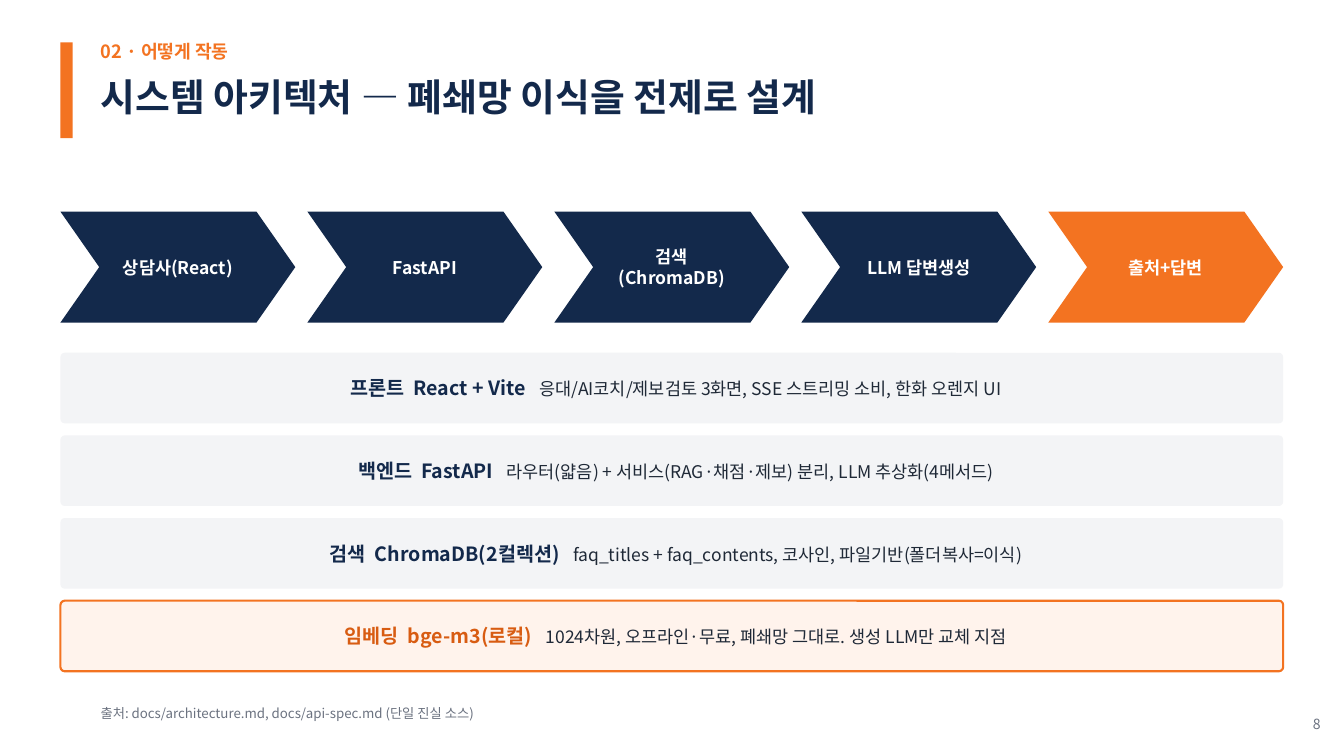
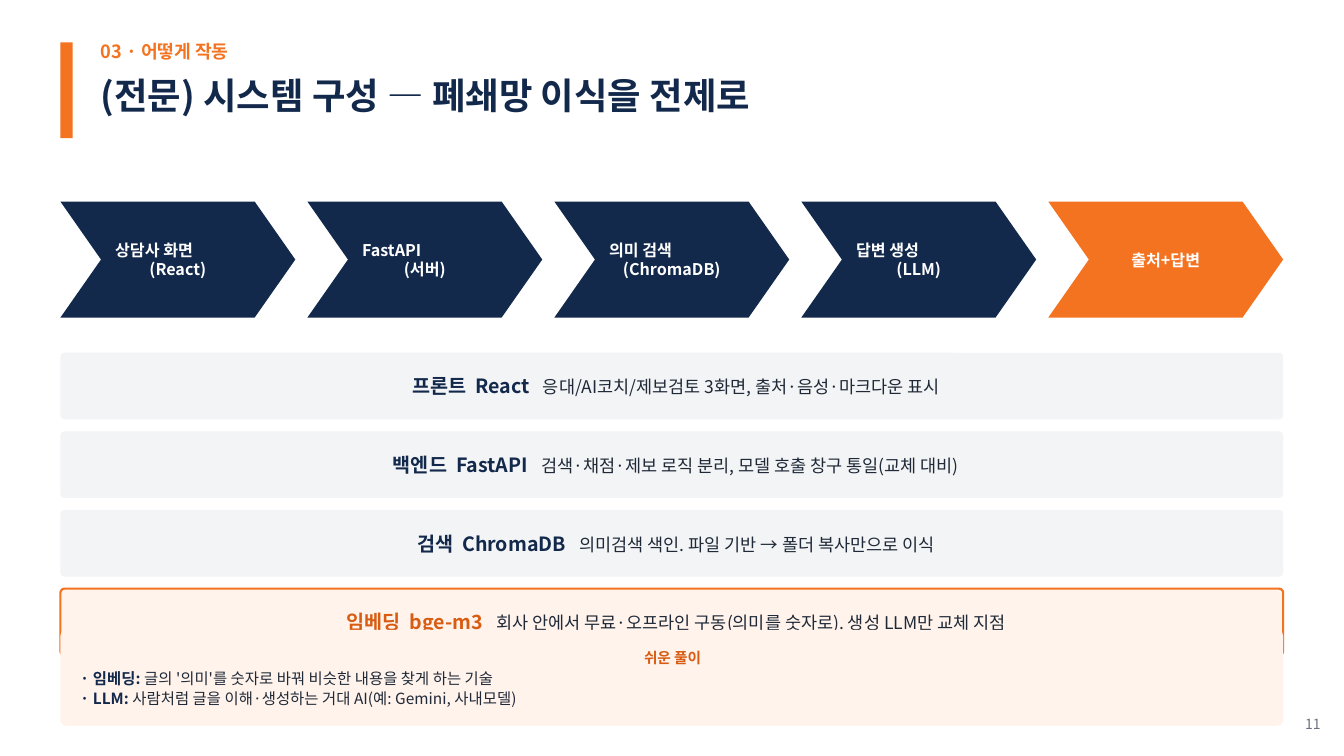
Before and after one commit to woochichichi/2026_HICT_ChatBot, a slide deck: slide 11 of docs/presentation/한화투자증권_AI상담_PoC_30min.pptx (slide 8 before the commit). Drawn at 1344x756 pixels with LibreOffice and Linux fonts; fonts in the diff are those of the drawing. Boxes give left, top, right and bottom in pixels: in the first picture for what was removed or moved away, otherwise in the second. Text is boxed around its words. In the diff, an @@ line names an element or a change of style, - is before the commit and + after.

```diff
--- a/docs/presentation/한화투자증권_AI상담_PoC_30min.pptx
+++ b/docs/presentation/한화투자증권_AI상담_PoC_30min.pptx
@@ text at (x1=101, y1=42, x2=228, y2=60): text changed @@
-02 · 어떻게 작동
+03 · 어떻게 작동
@@ text at (x1=101, y1=78, x2=750, y2=116): text changed; size 27 to 26 pt @@
-시스템 아키텍처 — 폐쇄망 이식을 전제로 설계
+(전문) 시스템 구성 — 폐쇄망 이식을 전제로
@@ chevron "상담사 화면 (React)" resized from (x1=60, y1=212, x2=295, y2=323) to (x1=60, y1=202, x2=295, y2=318) @@
@@ chevron "FastAPI (서버)" resized from (x1=308, y1=212, x2=542, y2=323) to (x1=308, y1=202, x2=542, y2=318) @@
@@ chevron "의미 검색 (ChromaDB)" resized from (x1=555, y1=212, x2=789, y2=323) to (x1=555, y1=202, x2=789, y2=318) @@
@@ chevron "답변 생성 (LLM)" resized from (x1=802, y1=212, x2=1036, y2=323) to (x1=802, y1=202, x2=1036, y2=318) @@
@@ chevron "출처+답변" resized from (x1=1049, y1=212, x2=1284, y2=323) to (x1=1049, y1=202, x2=1284, y2=318) @@
@@ chevron "출처+답변" at (x1=1049, y1=202, x2=1284, y2=318): size 12.5 to 11.5 pt @@
@@ text in chevron at (x1=115, y1=242, x2=206, y2=278): text changed; size 12.5 to 11.5 pt @@
-상담사(React)
+상담사 화면
+(React)
@@ text in chevron at (x1=362, y1=244, x2=446, y2=278): text changed; size 12.5 to 11.5 pt @@
-FastAPI
+FastAPI
+(서버)
@@ text in chevron at (x1=609, y1=242, x2=721, y2=278): text changed; size 12.5 to 11.5 pt @@
-검색(ChromaDB)
+의미 검색
+(ChromaDB)
@@ text in chevron at (x1=856, y1=242, x2=941, y2=278): text changed; size 12.5 to 11.5 pt @@
-LLM 답변생성
+답변 생성
+(LLM)
@@ rounded rectangle "프론트 React 응대/AI코치/제보검토 3화면, 출처·음성·마크다운 ..." resized from (x1=60, y1=353, x2=1284, y2=423) to (x1=60, y1=353, x2=1284, y2=419) @@
@@ text in rounded rectangle at (x1=412, y1=377, x2=940, y2=396): text changed @@
-프론트 React + Vite 응대/AI코치/제보검토 3화면, SSE 스트리밍 소비, 한화 오렌지 UI
+프론트 React 응대/AI코치/제보검토 3화면, 출처·음성·마크다운 표시
@@ rounded rectangle "백엔드 FastAPI 검색·채점·제보 로직 분리, ..." resized from (x1=60, y1=436, x2=1284, y2=506) to (x1=60, y1=432, x2=1284, y2=498) @@
@@ text in rounded rectangle at (x1=393, y1=455, x2=959, y2=476): text changed @@
-백엔드 FastAPI 라우터(얇음) + 서비스(RAG·채점·제보) 분리, LLM 추상화(4메서드)
+백엔드 FastAPI 검색·채점·제보 로직 분리, 모델 호출 창구 통일(교체 대비)
@@ rounded rectangle "검색 ChromaDB 의미검색 색인. 파일 ..." resized from (x1=60, y1=518, x2=1284, y2=589) to (x1=60, y1=510, x2=1284, y2=577) @@
@@ text in rounded rectangle at (x1=417, y1=534, x2=935, y2=553): text changed @@
-검색 ChromaDB(2컬렉션) faq_titles + faq_contents, 코사인, 파일기반(폴더복사=이식)
+검색 ChromaDB 의미검색 색인. 파일 기반 → 폴더 복사만으로 이식
@@ rounded rectangle "임베딩 bge-m3 회사 안에서 무료·오프라인 ..." resized from (x1=60, y1=601, x2=1284, y2=671) to (x1=60, y1=589, x2=1284, y2=655) @@
@@ text in rounded rectangle at (x1=346, y1=612, x2=1005, y2=630): text changed @@
-임베딩 bge-m3(로컬) 1024차원, 오프라인·무료, 폐쇄망 그대로. 생성 LLM만 교체 지점
+임베딩 bge-m3 회사 안에서 무료·오프라인 구동(의미를 숫자로). 생성 LLM만 교체 지점
@@ rounded rectangle added at (x1=60, y1=630, x2=1284, y2=726), fill #FFF3EC, 11 pt, text #1F2937 @@
+쉬운 풀이
+· 임베딩: 글의 '의미'를 숫자로 바꿔 비슷한 내용을 찾게 하는 기술
+· LLM: 사람처럼 글을 이해·생성하는 거대 AI(예: Gemini, 사내모델)
@@ text removed at (x1=101, y1=707, x2=474, y2=721) @@
-출처: docs/architecture.md, docs/api-spec.md (단일 진실 소스)
@@ text at (x1=1305, y1=719, x2=1321, y2=729): text changed @@
-8
+11
```
Also in this commit, not shown: 19 other slides changed, 8 slides added, 10 slides removed, 10 other files.
